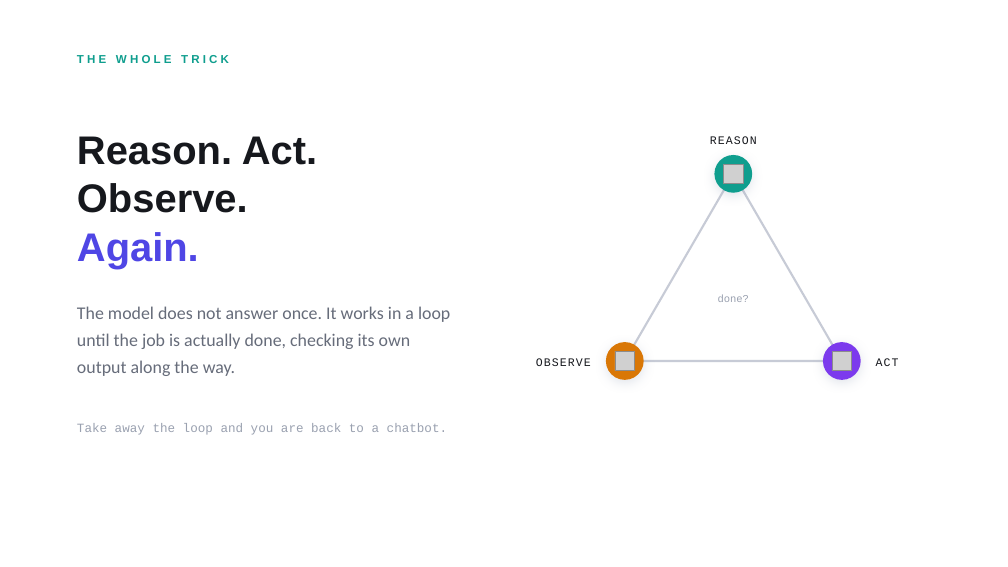
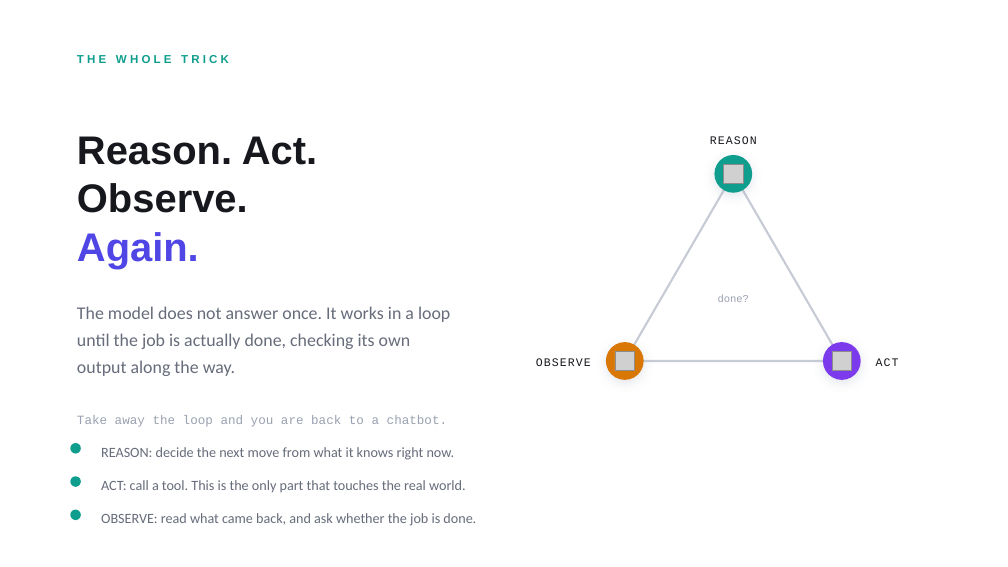
Before and after one commit to Nevvyboi/OnePromptManyWorkers, a slide deck: slide 10 of slides/One-Prompt-Many-Workers-Light.pptx. Drawn at 1008x567 pixels with LibreOffice and Linux fonts; fonts in the diff are those of the drawing; grey boxes stand for pictures. Boxes give left, top, right and bottom in pixels: in the first picture for what was removed or moved away, otherwise in the second. Text is boxed around its words. In the diff, an @@ line names an element or a change of style, - is before the commit and + after.

```diff
--- a/slides/One-Prompt-Many-Workers-Light.pptx
+++ b/slides/One-Prompt-Many-Workers-Light.pptx
@@ text "Take away the loop and ...": place and size @@
-text "Take away the loop and ..." at [77,423,447,435]
+text "Take away the loop and ..." at [77,415,447,427]
@@ ellipse added at [70,443,81,454], fill #0F9E8E @@
@@ text added at [101,447,455,460], 13.5 pt, text #666C7A @@
+REASON: decide the next move from what it knows right now.
@@ ellipse added at [70,476,81,487], fill #0F9E8E @@
@@ text added at [101,480,466,492], 13.5 pt, text #666C7A @@
+ACT: call a tool. This is the only part that touches the real world.
@@ ellipse added at [70,510,81,520], fill #0F9E8E @@
@@ text added at [101,513,476,526], 13.5 pt, text #666C7A @@
+OBSERVE: read what came back, and ask whether the job is done.
```
Also in this commit, not shown: 10 other slides changed, 6 slides added, 23 other files.
